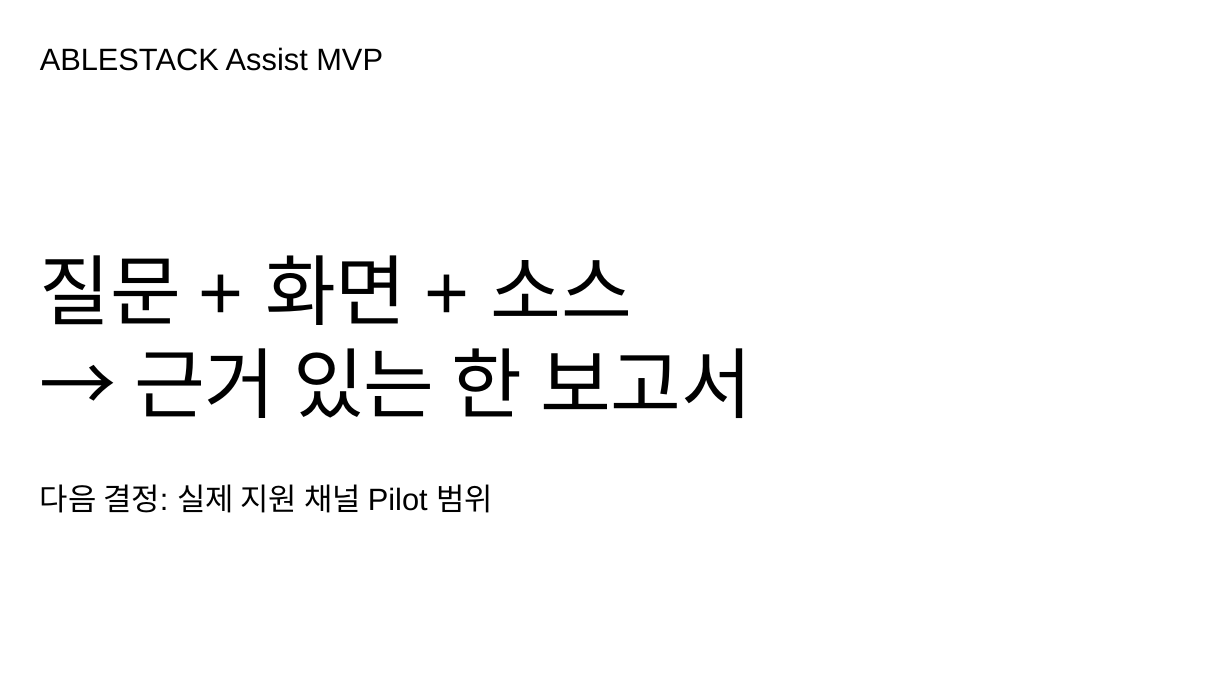
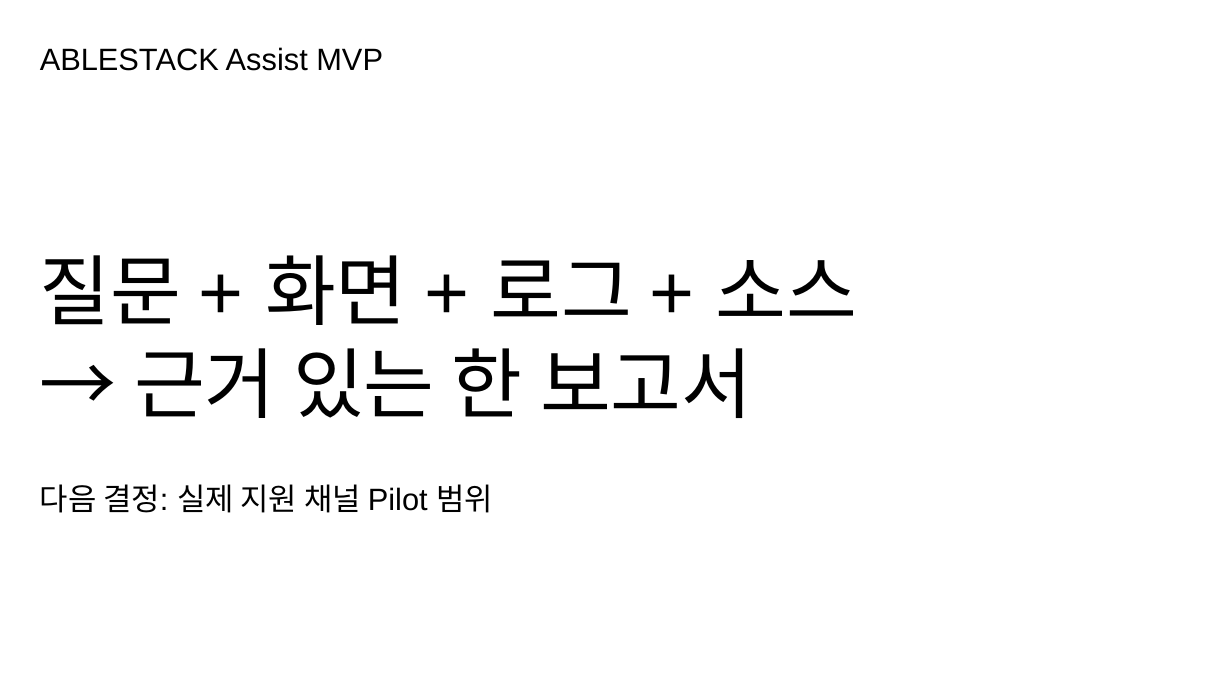
Before and after one commit to ablecloud-team/ablestack-techflow, a slide deck: slide 9 of output/presentation/techflow-assist-multimodal.pptx (slide 8 before the commit). Drawn at 1232x693 pixels with LibreOffice and Linux fonts; fonts in the diff are those of the drawing. Boxes give left, top, right and bottom in pixels: in the first picture for what was removed or moved away, otherwise in the second. Text is boxed around its words. In the diff, an @@ line names an element or a change of style, - is before the commit and + after.

Commit message:
feat: 로그·압축 로그 Assist 증거 처리 보완

```diff
--- a/output/presentation/techflow-assist-multimodal.pptx
+++ b/output/presentation/techflow-assist-multimodal.pptx
@@ text at (x1=40, y1=255, x2=858, y2=418): text changed @@
-질문 + 화면 + 소스
-→ 근거 있는 한 보고서
+질문 + 화면 + 로그 + 소스
+→ 근거 있는 한 보고서
```
Also in this commit, not shown: 6 other slides changed, 1 slide added, 26 other files.
